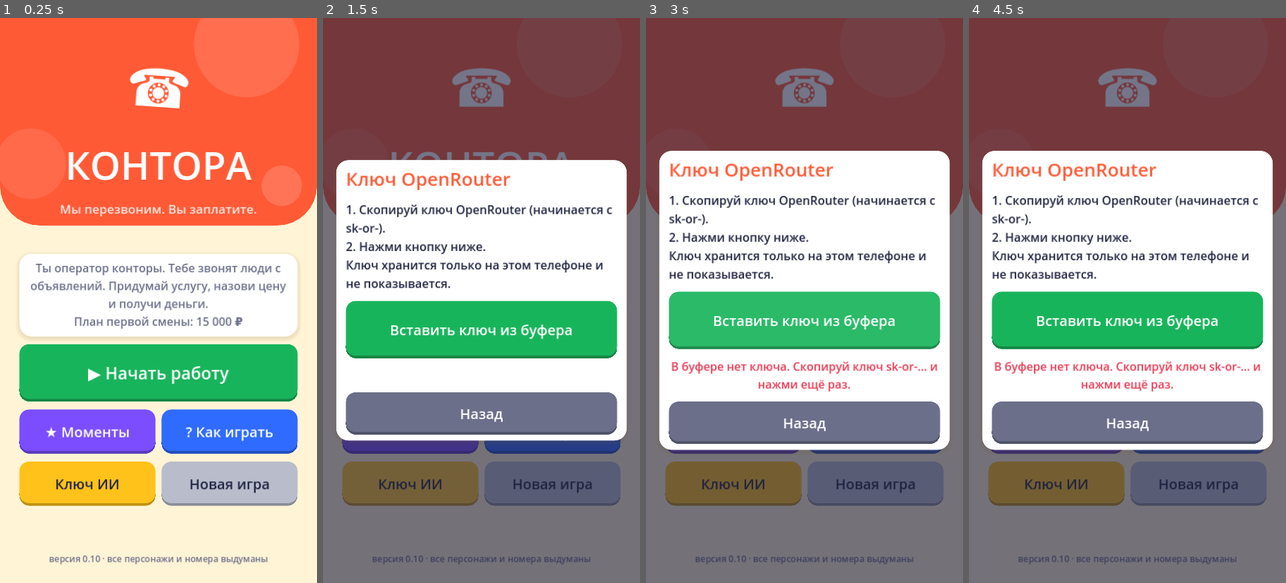
Above: before the commit, frames 1-4 (left to right).
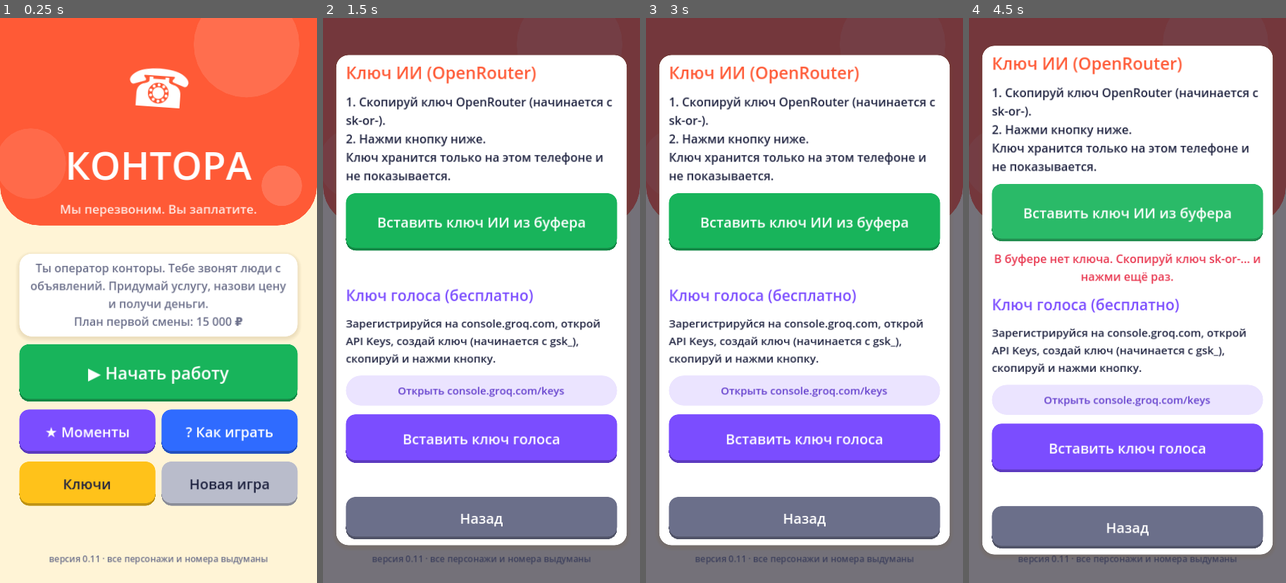
Above: after the commit, the same moments.

Repository: kokazolik/scumai
Game: Godot game, scene res://main.tscn
Same seed, same stepped clock (60 frames per second), same inputs: the game is played once before the commit and once after it.
Inputs (mouse positions are in pixels of both pictures, inside the frame that each line leads up to):
- Up to frame 1 (0.25 s): no input
- Up to frame 2 (1.5 s): click "☎ Дальше" at 0.5 s; click (411, 481) at 1.25 s, where only the run before the commit has a clickable "Ключ ИИ"
- Up to frame 3 (3 s): click (734, 481) at 2 s, where only the run after the commit has a clickable "Ключи"; click (804, 328) at 2.75 s, where only the run before the commit has a clickable "Вставить ключ из буфера"
- Up to frame 4 (4.5 s): click (1127, 323) at 3.5 s, where only the run before the commit has a clickable "Вставить ключ из буфера"; click (1127, 221) at 4.25 s, where only the run after the commit has a clickable "Вставить ключ ИИ из буфера"

The runs differ from the first frame. In frame 1, 0.2% of the frame differs, in the area x 17-38%, y 81-97%; in frame 2, 59%; in frame 3, 58%; in frame 4, 59%, in the area x 4-96%, y 4-97%.

Commit message:
v0.11: встроенное распознавание голоса через бесплатный Whisper от Groq
Co-Authored-By: Claude Opus 5.5 <noreply@anthropic.com>
Claude-Session: https://claude.ai/code/session_01Asjs6gV3ucSs4DgrwBz737

Diff:
--- a/project.godot
+++ b/project.godot
@@ -28,3 +28,7 @@
 [input_devices]
 
 pointing/emulate_mouse_from_touch=true
+
+[audio]
+
+driver/enable_input=true
--- a/scripts/desktop.gd
+++ b/scripts/desktop.gd
@@ -4,7 +4,7 @@
 ## переписка, поле ввода с микрофоном, кнопки), платёжный терминал,
 ## итоги смены с «прикольными моментами». Весь интерфейс собирается кодом.
 
-const VERSION := "0.10"
+const VERSION := "0.11"
 const SAVE_PATH := "user://save.cfg"
 const SHIFT_CALLS := 8       # звонков в смене
 const FIRST_QUOTA := 15000   # план первой смены, ₽
@@ -93,6 +93,8 @@
 var overlay_scrolls: Array = []  # прокрутки поверх звонка, их тоже тянем пальцем
 
 var voice_hint_shown := false
+var recorder: VoiceRecorder
+var transcribing := false
 
 
 func _ready() -> void:
@@ -128,6 +130,11 @@
 	add_child(terminal)
 	terminal.hide()
 
+	recorder = VoiceRecorder.new()
+	add_child(recorder)
+	get_tree().on_request_permissions_result.connect(func(perm: String, granted: bool):
+		if perm.ends_with("RECORD_AUDIO") and granted:
+			_add_note("Микрофон разрешён. Нажмите кнопку с микрофоном ещё раз.", C_BLUE))
 
 	_update_balance()
 	_set_controls()
@@ -384,7 +391,7 @@
 	v.add_child(row)
 	var row2 := HBoxContainer.new()
 	row2.add_theme_constant_override("separation", 14)
-	row2.add_child(_big_button("Ключ ИИ", C_YELLOW, func(): _show_key_screen(false), 100))
+	row2.add_child(_big_button("Ключи", C_YELLOW, func(): _show_key_screen(false), 100))
 	var reset_btn := _big_button("Новая игра", Color("b9bccb"), Callable(), 100)
 	reset_btn.pressed.connect(func():
 		if reset_btn.text != "Точно? Нажми ещё":
@@ -452,7 +459,7 @@
 • Или продиктуй наш номер для перевода: деньги придут сами.
 • Списать можно только ту сумму, на которую клиент согласился.
 • Клиент может бросить трубку в любой момент.
-• Кнопка с микрофоном открывает клавиатуру: нажми на ней микрофон и диктуй, это бесплатно.
+• Микрофон: с бесплатным ключом голоса (меню «Ключи») нажми, скажи фразу, нажми ещё раз, и она отправится. Без ключа откроется диктовка клавиатуры.
 • В конце смены вспомним самые смешные моменты."""
 	var l := _label(text, 27, C_INK, true)
 	l.custom_minimum_size.x = 580
@@ -464,14 +471,14 @@
 func _show_key_screen(then_play: bool) -> void:
 	var m := _modal()
 	var v: VBoxContainer = m[1]
-	v.add_child(_label("Ключ OpenRouter", 42, C_ACCENT))
+	v.add_child(_label("Ключ ИИ (OpenRouter)", 38, C_ACCENT))
 	var has := not LLM.api_key.is_empty()
 	var info := _label(("Ключ уже сохранён. Чтобы заменить его, скопируй новый и нажми кнопку.\n" if has else "") +
 		"1. Скопируй ключ OpenRouter (начинается с sk-or-).\n2. Нажми кнопку ниже.\nКлюч хранится только на этом телефоне и не показывается.", 27, C_INK, true)
 	info.custom_minimum_size.x = 580
 	v.add_child(info)
 	var status := _label("", 26, C_RED, true, HORIZONTAL_ALIGNMENT_CENTER)
-	v.add_child(_big_button("Вставить ключ из буфера", C_GREEN, func():
+	v.add_child(_big_button("Вставить ключ ИИ из буфера", C_GREEN, func():
 		var k := DisplayServer.clipboard_get().strip_edges()
 		if k.begins_with("sk-or-") and k.length() > 20:
 			LLM.save_key(k)
@@ -482,6 +489,23 @@
 		else:
 			status.text = "В буфере нет ключа. Скопируй ключ sk-or-... и нажми ещё раз.", 130))
 	v.add_child(status)
+	v.add_child(_label("Ключ голоса (бесплатно)", 34, C_PURPLE))
+	var vinfo := _label(("Ключ голоса сохранён: микрофон в игре слушает сам.\n" if not LLM.voice_key.is_empty() else "") +
+		"Зарегистрируйся на console.groq.com, открой API Keys, создай ключ (начинается с gsk_), скопируй и нажми кнопку.", 25, C_INK, true)
+	vinfo.custom_minimum_size.x = 580
+	v.add_child(vinfo)
+	v.add_child(_chip_button("Открыть console.groq.com/keys", C_PURPLE, func(): OS.shell_open("https://console.groq.com/keys")))
+	var vstatus := _label("", 26, C_RED, true, HORIZONTAL_ALIGNMENT_CENTER)
+	v.add_child(_big_button("Вставить ключ голоса", C_PURPLE, func():
+		var k := DisplayServer.clipboard_get().strip_edges()
+		if k.begins_with("gsk_") and k.length() > 20:
+			LLM.save_voice_key(k)
+			DisplayServer.clipboard_set("")
+			vstatus.text = "✔ Ключ голоса сохранён."
+			vstatus.add_theme_color_override("font_color", C_GREEN)
+		else:
+			vstatus.text = "В буфере нет ключа gsk_... Скопируй его и нажми ещё раз.", 110))
+	v.add_child(vstatus)
 	v.add_child(_big_button("Назад", C_MUTED, func(): m[0].queue_free(), 96))
 
 
@@ -881,6 +905,8 @@
 
 
 func _next_call() -> void:
+	if recorder.recording:
+		recorder.stop()
 	_drop_session()
 	_close_terminal()
 	if shift_calls >= SHIFT_CALLS:
@@ -959,10 +985,10 @@
 
 func _set_controls() -> void:
 	var live := session != null and session.active
-	var talking := live and not session.busy
+	var talking := live and not session.busy and not transcribing
 	input.editable = talking
 	send_btn.disabled = not talking
-	mic_btn.disabled = not talking
+	mic_btn.disabled = not (talking or recorder.recording)
 	hang_btn.disabled = not live
 	terminal_btn.text = "▤ Терминал ●" if dictated_card != "" else "▤ Терминал"
 	var last := shift_calls >= SHIFT_CALLS
@@ -970,6 +996,8 @@
 	_paint_button(next_btn, C_GREEN if (not live and session != null) else C_YELLOW)
 	if mic_icon:
 		mic_icon.modulate.a = 0.6 if mic_btn.disabled else 1.0
+		mic_icon.set("recording", recorder.recording)
+		mic_icon.queue_redraw()
 
 
 func _scroll_down() -> void:
@@ -1083,6 +1111,8 @@
 	var msg := {"hung_up": "Клиент бросил трубку.", "operator": "Вы положили трубку.", "card_given": "Звонок завершён."}
 	var log_msg := {"hung_up": "клиент бросил трубку", "operator": "оператор положил трубку"}
 	_finish_record(log_msg.get(reason, "звонок завершён"))
+	if recorder.recording:
+		recorder.stop()
 	input.release_focus()
 	_add_note(msg.get(reason, "Звонок завершён.") + ("  Жмите «Итоги»." if shift_calls >= SHIFT_CALLS else "  Жмите «Дальше»."), C_INK, true)
 	_set_controls()
@@ -1175,18 +1205,55 @@
 
 # ---------- голос ----------
 
-## Голос: бесплатное распознавание самой клавиатуры (Google и др.).
-## Открываем клавиатуру, игрок жмёт на ней микрофон и диктует, текст сам
-## попадает в поле ввода. Платная нейронка для звука не нужна.
+## Голос. С ключом Groq: нажал — пишем, нажал ещё раз — распознаём бесплатным
+## Whisper и сразу отправляем. Без ключа открываем клавиатуру с её диктовкой.
 func _on_mic() -> void:
+	if recorder.recording:
+		var wav := recorder.stop()
+		_set_controls()
+		if wav.size() < 44 + 16000:  # меньше полсекунды
+			_add_note("Слишком коротко. Нажмите микрофон, скажите фразу и нажмите ещё раз.", C_MUTED)
+			return
+		if VoiceRecorder.peak(wav) < 0.01:
+			_add_note("Ничего не слышно. Проверьте, что игре разрешён микрофон.", C_RED)
+			return
+		transcribing = true
+		status_label.text = "Распознаю голос…"
+		_set_controls()
+		var res: Dictionary = await LLM.transcribe(wav)
+		transcribing = false
+		status_label.text = ""
+		_set_controls()
+		if not res["ok"]:
+			_add_note("Голос не распознан: " + str(res["error"]), C_RED)
+			return
+		var t: String = res["text"].replace("\n", " ").strip_edges()
+		if t.is_empty():
+			_add_note("Речь не разобрать. Попробуйте ещё раз.", C_MUTED)
+			return
+		_say(t)
+		return
 	if session == null or not session.active or session.busy:
 		return
+	if LLM.voice_key.is_empty():
+		_keyboard_dictation()
+		return
+	if not VoiceRecorder.has_permission():
+		VoiceRecorder.ask_permission()
+		_add_note("Разрешите игре доступ к микрофону.", C_BLUE)
+		return
+	input.release_focus()
+	recorder.start()
+	_set_controls()
+
+
+func _keyboard_dictation() -> void:
 	input.grab_focus()
 	if DisplayServer.has_feature(DisplayServer.FEATURE_VIRTUAL_KEYBOARD):
 		DisplayServer.virtual_keyboard_show(input.text, Rect2(), DisplayServer.KEYBOARD_TYPE_MULTILINE)
 	if not voice_hint_shown:
 		voice_hint_shown = true
-		_add_note("Нажмите значок микрофона на клавиатуре и говорите. Текст появится в поле, потом жмите ➤.", C_PURPLE, true)
+		_add_note("Нажмите значок микрофона на клавиатуре и говорите, потом ➤. Чтобы игра слушала сама, добавьте бесплатный ключ голоса в меню «Ключи».", C_PURPLE, true)
 	status_label.text = "Диктуйте через микрофон на клавиатуре"
 
 
@@ -1203,6 +1270,17 @@
 
 
 func _process(_delta: float) -> void:
+	if recorder and recorder.recording:
+		var sec := int(recorder.elapsed())
+		status_label.text = "● Запись %d:%02d · нажмите микрофон, чтобы отправить" % [sec / 60, sec % 60]
+		status_label.add_theme_color_override("font_color", C_RED)
+		mic_icon.queue_redraw()
+		if recorder.elapsed() > VoiceRecorder.MAX_SECONDS:
+			_on_mic()
+	elif status_label.get_theme_color("font_color") != C_MUTED:
+		status_label.add_theme_color_override("font_color", C_MUTED)
+		if status_label.text.begins_with("●"):
+			status_label.text = ""
 	_follow_keyboard()
 
 
@@ -1256,9 +1334,16 @@
 
 ## Значок микрофона, нарисованный вручную (эмодзи на телефонах показываются квадратиками).
 class MicIcon extends Control:
+	var recording := false
+
 	func _draw() -> void:
 		var c := size / 2.0
 		var col := Color.WHITE
+		if recording:
+			var pulse := 0.5 + 0.5 * sin(Time.get_ticks_msec() / 160.0)
+			draw_circle(c, 34 + 4 * pulse, Color(1, 1, 1, 0.25))
+			draw_rect(Rect2(c - Vector2(14, 14), Vector2(28, 28)), col)
+			return
 		var w := 22.0
 		var hh := 34.0
 		var top := c + Vector2(0, -24)
--- a/scripts/openrouter_client.gd
+++ b/scripts/openrouter_client.gd
@@ -15,6 +15,10 @@
 const RETRY_CODES := [429, 500, 502, 503, 504]
 
 var api_key := ""
+var voice_key := ""  # бесплатный ключ Groq для распознавания речи (gsk_...)
+
+const STT_URL := "https://api.groq.com/openai/v1/audio/transcriptions"
+const STT_MODEL := "whisper-large-v3-turbo"
 
 
 func _ready() -> void:
@@ -25,6 +29,11 @@
 			api_key = str(cfg.get_value("openrouter", "api_key", ""))
 	if api_key.is_empty():
 		api_key = _embedded_key()
+	voice_key = OS.get_environment("GROQ_API_KEY")
+	if voice_key.is_empty():
+		var vc := ConfigFile.new()
+		if vc.load("user://secrets.cfg") == OK:
+			voice_key = str(vc.get_value("groq", "api_key", ""))
 	if api_key.is_empty():
 		push_warning("OpenRouter: ключ не найден (OPENROUTER_API_KEY или user://secrets.cfg)")
 
@@ -107,3 +116,47 @@
 		return {"ok": false, "text": "", "error": msg}
 
 	return {"ok": false, "text": "", "error": "Не удалось получить ответ"}
+
+
+func save_voice_key(key: String) -> void:
+	voice_key = key.strip_edges()
+	var cfg := ConfigFile.new()
+	cfg.load("user://secrets.cfg")
+	cfg.set_value("groq", "api_key", voice_key)
+	cfg.save("user://secrets.cfg")
+
+
+## Распознаёт речь бесплатным Whisper от Groq. Принимает WAV, возвращает {"ok", "text", "error"}.
+func transcribe(wav: PackedByteArray) -> Dictionary:
+	if voice_key.is_empty():
+		return {"ok": false, "text": "", "error": "нет ключа для голоса"}
+	var boundary := "----kontora%d" % randi()
+	var body := PackedByteArray()
+	for kv in [["model", STT_MODEL], ["language", "ru"], ["response_format", "json"]]:
+		body.append_array(("--%s\r\nContent-Disposition: form-data; name=\"%s\"\r\n\r\n%s\r\n" % [boundary, kv[0], kv[1]]).to_utf8_buffer())
+	body.append_array(("--%s\r\nContent-Disposition: form-data; name=\"file\"; filename=\"voice.wav\"\r\nContent-Type: audio/wav\r\n\r\n" % boundary).to_utf8_buffer())
+	body.append_array(wav)
+	body.append_array(("\r\n--%s--\r\n" % boundary).to_utf8_buffer())
+	var headers := PackedStringArray([
+		"Authorization: Bearer " + voice_key,
+		"Content-Type: multipart/form-data; boundary=" + boundary,
+	])
+	var http := HTTPRequest.new()
+	http.timeout = 30.0
+	add_child(http)
+	var err := http.request_raw(STT_URL, headers, HTTPClient.METHOD_POST, body)
+	if err != OK:
+		http.queue_free()
+		return {"ok": false, "text": "", "error": "не удалось отправить (%d)" % err}
+	var r: Array = await http.request_completed
+	http.queue_free()
+	var code: int = r[1]
+	var data = JSON.parse_string((r[3] as PackedByteArray).get_string_from_utf8())
+	if r[0] == HTTPRequest.RESULT_SUCCESS and code == 200 and data is Dictionary:
+		return {"ok": true, "text": str(data.get("text", "")).strip_edges(), "error": ""}
+	var msg := "HTTP %d" % code if code != 0 else "нет сети"
+	if code == 401:
+		msg = "ключ голоса не подходит"
+	elif data is Dictionary and data.get("error") is Dictionary:
+		msg += ": " + str(data["error"].get("message", ""))
+	return {"ok": false, "text": "", "error": msg}
--- /dev/null
+++ b/scripts/voice_recorder.gd
@@ -0,0 +1,111 @@
+extends Node
+class_name VoiceRecorder
+## Запись с микрофона. Звук идёт в отдельную заглушённую шину "Record",
+## где AudioEffectRecord собирает его. После остановки отдаём WAV
+## (моно, 16 кГц, 16 бит), чтобы запрос к модели был небольшим.
+
+const BUS := "Record"
+const TARGET_RATE := 16000
+const MAX_SECONDS := 30.0
+
+var _player: AudioStreamPlayer
+var _effect: AudioEffectRecord
+var recording := false
+var started_at := 0.0
+
+
+func _ready() -> void:
+	var idx := AudioServer.get_bus_index(BUS)
+	if idx == -1:
+		AudioServer.add_bus()
+		idx = AudioServer.bus_count - 1
+		AudioServer.set_bus_name(idx, BUS)
+		AudioServer.set_bus_mute(idx, true)  # чтобы не слышать себя в динамике
+		AudioServer.add_bus_effect(idx, AudioEffectRecord.new())
+	_effect = AudioServer.get_bus_effect(idx, 0) as AudioEffectRecord
+	_player = AudioStreamPlayer.new()
+	_player.bus = BUS
+	add_child(_player)
+
+
+## На Android микрофон нужно разрешить. Возвращает true, если можно писать.
+static func has_permission() -> bool:
+	if OS.get_name() != "Android":
+		return true
+	return "android.permission.RECORD_AUDIO" in OS.get_granted_permissions()
+
+
+static func ask_permission() -> void:
+	if OS.get_name() == "Android":
+		OS.request_permission("android.permission.RECORD_AUDIO")
+
+
+func start() -> void:
+	if recording:
+		return
+	_player.stream = AudioStreamMicrophone.new()
+	_player.play()
+	_effect.set_recording_active(true)
+	recording = true
+	started_at = Time.get_ticks_msec() / 1000.0
+
+
+func elapsed() -> float:
+	return Time.get_ticks_msec() / 1000.0 - started_at if recording else 0.0
+
+
+## Останавливает запись и возвращает WAV-байты (пусто, если ничего не записалось).
+func stop() -> PackedByteArray:
+	if not recording:
+		return PackedByteArray()
+	recording = false
+	_effect.set_recording_active(false)
+	_player.stop()
+	var rec := _effect.get_recording()
+	if rec == null or rec.data.is_empty():
+		return PackedByteArray()
+	return to_wav(rec)
+
+
+## Переводит запись Godot (16 бит, обычно стерео 44.1/48 кГц) в моно 16 кГц.
+static func to_wav(rec: AudioStreamWAV) -> PackedByteArray:
+	var src := rec.data
+	var channels := 2 if rec.stereo else 1
+	var frames := src.size() / (2 * channels)
+	var step := float(rec.mix_rate) / TARGET_RATE
+	var pcm := PackedByteArray()
+	var n := int(frames / step)
+	pcm.resize(n * 2)
+	for i in n:
+		var f := int(i * step)
+		var acc := 0
+		for c in channels:
+			acc += src.decode_s16((f * channels + c) * 2)
+		pcm.encode_s16(i * 2, clampi(acc / channels, -32768, 32767))
+	var h := PackedByteArray()
+	h.resize(44)
+	h.encode_u32(0, 0x46464952)        # "RIFF"
+	h.encode_u32(4, 36 + pcm.size())
+	h.encode_u32(8, 0x45564157)        # "WAVE"
+	h.encode_u32(12, 0x20746d66)       # "fmt "
+	h.encode_u32(16, 16)
+	h.encode_u16(20, 1)                # PCM
+	h.encode_u16(22, 1)                # моно
+	h.encode_u32(24, TARGET_RATE)
+	h.encode_u32(28, TARGET_RATE * 2)
+	h.encode_u16(32, 2)
+	h.encode_u16(34, 16)
+	h.encode_u32(36, 0x61746164)       # "data"
+	h.encode_u32(40, pcm.size())
+	h.append_array(pcm)
+	return h
+
+
+## Громкость записи 0..1, чтобы понять, есть ли там вообще голос.
+static func peak(wav: PackedByteArray) -> float:
+	var m := 0
+	var i := 44
+	while i + 1 < wav.size():
+		m = maxi(m, absi(wav.decode_s16(i)))
+		i += 64
+	return m / 32768.0
Not shown, changed: export_presets.cfg
Not shown, removed: apk/kontora-0.10.apk
Not shown, added: apk/kontora-0.11.apk
